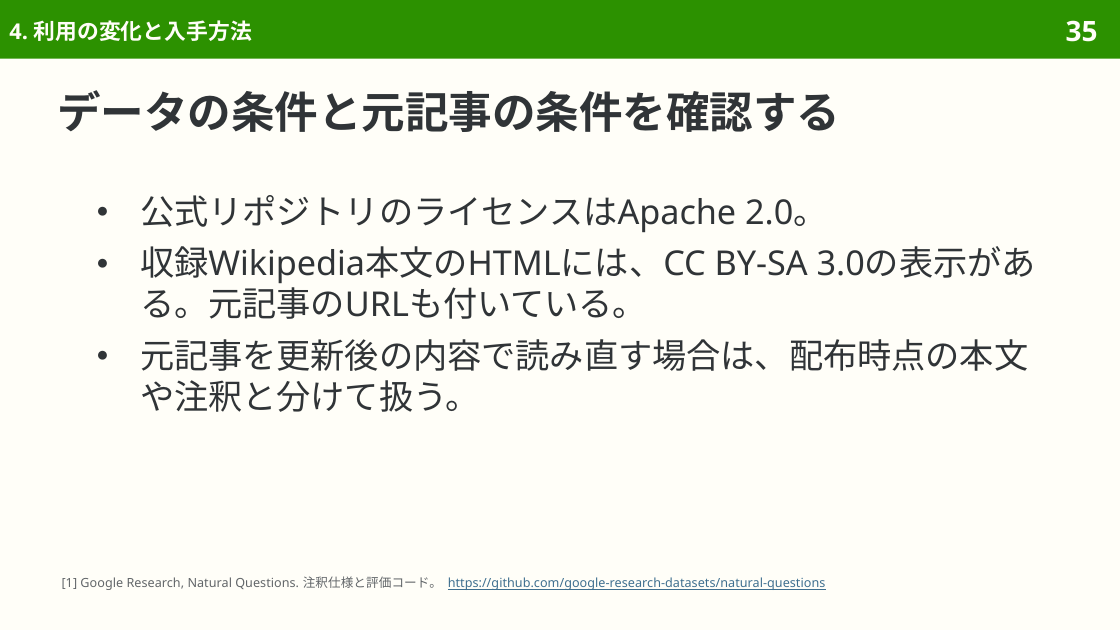
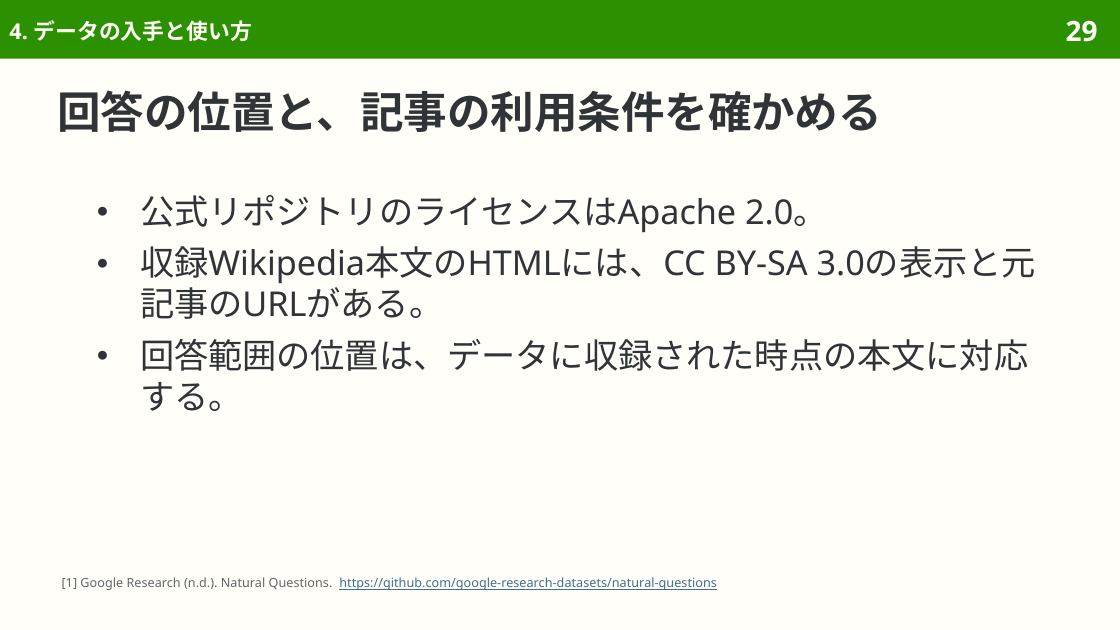
Before and after one commit to sasakiy84/datasets-in-10-minutes, a slide deck: slide 29 of slides/datasets-in-10-minutes-naturalquestions.pptx (slide 35 before the commit). Drawn at 1120x630 pixels with LibreOffice and Linux fonts; fonts in the diff are those of the drawing. Boxes give left, top, right and bottom in pixels: in the first picture for what was removed or moved away, otherwise in the second. Text is boxed around its words. In the diff, an @@ line names an element or a change of style, - is before the commit and + after.

Commit message:
Center Natural Questions on search queries and Wikipedia answer annotation

```diff
--- a/slides/datasets-in-10-minutes-naturalquestions.pptx
+++ b/slides/datasets-in-10-minutes-naturalquestions.pptx
@@ title at (9,20,252,41): text changed @@
-4. 利用の変化と入手方法
+4. データの入手と使い方
@@ page number at (1066,20,1098,42): text changed @@
-35
+29
@@ title at (57,90,882,132): text changed @@
-データの条件と元記事の条件を確認する
+回答の位置と、記事の利用条件を確かめる
@@ text at (140,246,1036,411): text changed @@
-● 収録Wikipedia本文のHTMLには、CC BY-SA 3.0の表示がある。元記事のURLも付いている。
-● 元記事を更新後の内容で読み直す場合は、配布時点の本文や注釈と分けて扱う。
+● 収録Wikipedia本文のHTMLには、CC BY-SA 3.0の表示と元記事のURLがある。
+● 回答範囲の位置は、データに収録された時点の本文に対応する。
@@ text at (62,577,717,590): text changed @@
-[1] Google Research, Natural Questions. 注釈仕様と評価コード。 https://github.com/google-research-datasets/natural-questions
+[1] Google Research (n.d.). Natural Questions. https://github.com/google-research-datasets/natural-questions
```
Also in this commit, not shown: 48 other slides changed, 1 slide added, 15 slides removed, 37 other files.
